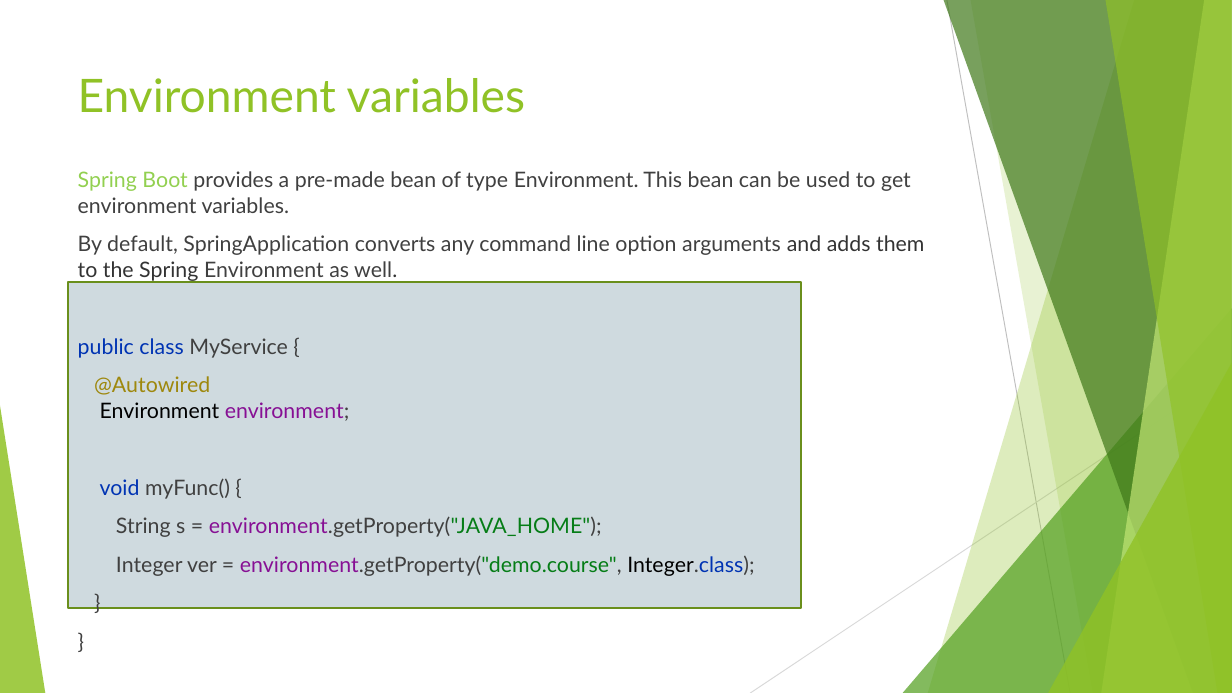
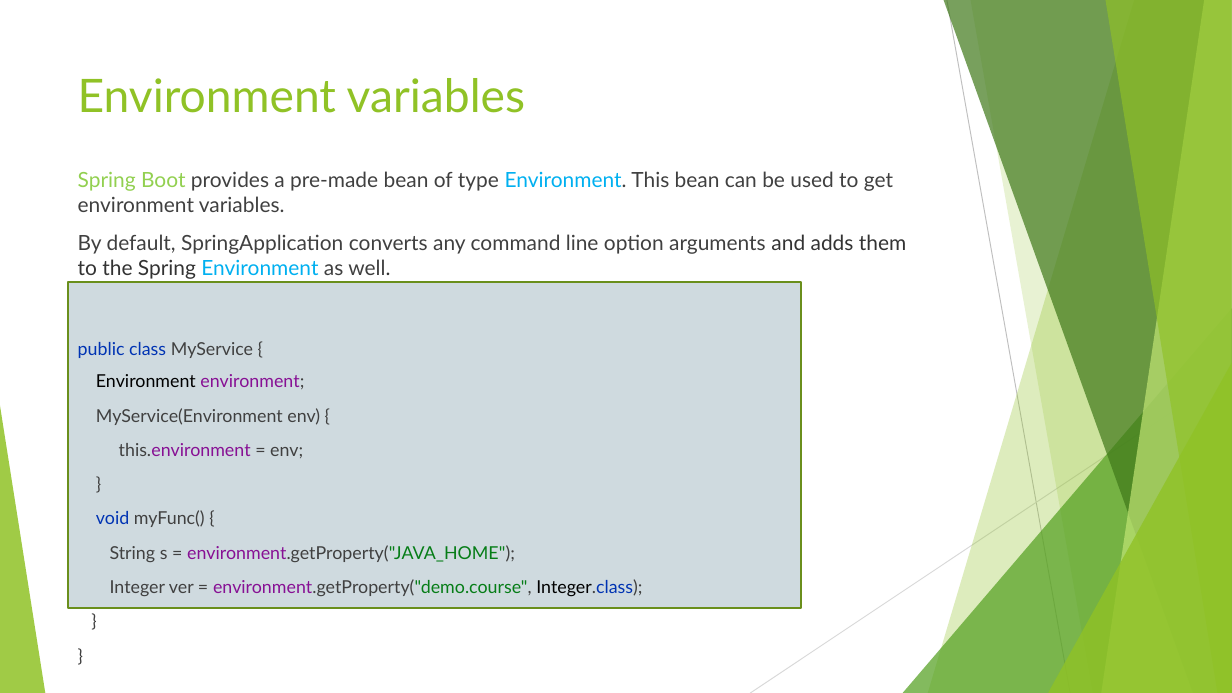
Before and after one commit to ybensman/SpringMicroserviceDemo, a slide deck: slide 39 of Spring_Beginners_2_SpringBootForMS.pptx (slide 37 before the commit). Drawn at 1232x693 pixels with LibreOffice and Linux fonts; fonts in the diff are those of the drawing. Boxes give left, top, right and bottom in pixels: in the first picture for what was removed or moved away, otherwise in the second. Text is boxed around its words. In the diff, an @@ line names an element or a change of style, - is before the commit and + after.

```diff
--- a/Spring_Beginners_2_SpringBootForMS.pptx
+++ b/Spring_Beginners_2_SpringBootForMS.pptx
@@ text at box(78, 171, 906, 597): size 16.6 to 16.3 pt in "Spring Boot provides a pre-made bean of ...", "By default, SpringApplication converts any command line ..."; text colour #404040 to #00B0F0 in "Environment.", "Environment"; size 16.6 to 13.9 pt in "void myFunc() {", "String s = environment.getProperty("JAVA_HOME");", "Integer ver = environment.getProperty("demo.course", Integer ...", "}" and 1 more places @@
@@ text at box(78, 342, 320, 458): text changed; size 16.6 to 13.9 pt; text colour #0033B3 to #404040 @@
-public class MyService {
-@Autowired
-Environment environment;
+public class MyService {
+Environment environment;
+MyService(Environment env) {
+this.environment = env;
+}
```
Also in this commit, not shown: 8 other slides changed, 13 slides added, 3 slides removed, 4 other files.
